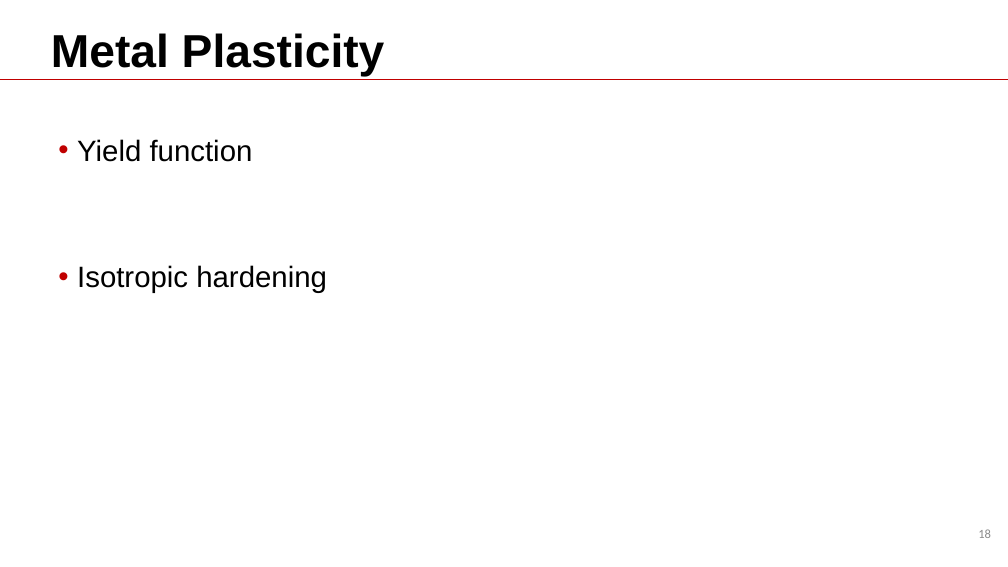
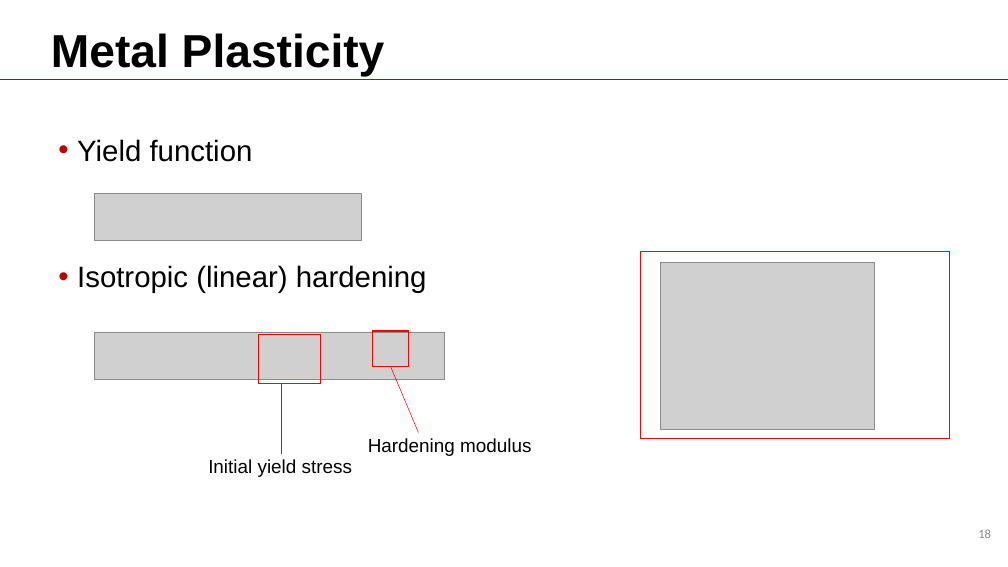
Before and after one commit to Batmanabcdefg/AbaqusTraining, a slide deck: slide 18 of Training.pptx. Drawn at 1008x567 pixels with LibreOffice and Linux fonts; fonts in the diff are those of the drawing; grey boxes stand for pictures; background and template pictures are left out. Boxes give left, top, right and bottom in pixels: in the first picture for what was removed or moved away, otherwise in the second. Text is boxed around its words. In the diff, an @@ line names an element or a change of style, - is before the commit and + after.

```diff
--- a/Training.pptx
+++ b/Training.pptx
@@ picture added at box(95, 194, 361, 241) @@
@@ text at box(77, 265, 427, 293): text changed @@
-• Isotropic hardening
+• Isotropic (linear) hardening
@@ rectangle added at box(640, 252, 950, 439), outline #FF0000 1 pt @@
@@ picture added at box(661, 262, 875, 430) @@
@@ picture added at box(95, 332, 445, 380) @@
@@ rectangle added at box(259, 335, 321, 383), outline #FF0000 1 pt @@
@@ rectangle added at box(373, 331, 409, 367), outline #FF0000 1 pt @@
@@ line added from (281, 454) to (281, 384), #FF0000 0.5 pt @@
@@ line added from (418, 433) to (391, 367), #FF0000 0.5 pt @@
@@ text added at box(368, 438, 531, 456), 18 pt, text #000000 @@
+Hardening modulus
@@ text added at box(208, 459, 352, 477), 18 pt, text #000000 @@
+Initial yield stress
```
Also in this commit, not shown: 2 slides added, 5 other files.
